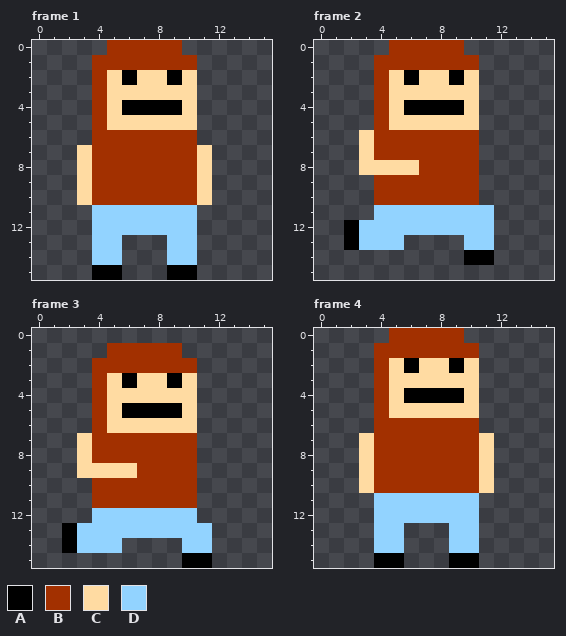
Pixel-art file -- assets/player-run.aseprite. Above, as it was before the edit.
16x16 pixels, 6 frames. Shown: frame 1, frame 2, frame 3, frame 4. The commit also changed other frames, which this record leaves out.
Palette (. is transparent): A #000000  B #a23000  C #ffdba2  D #92d3ff
Pixels before, frame 1, first column x 3:
 0 ..BBBBB..
 1 .BBBBBBB.
 2 .BCACCAC.
 3 .BCCCCCC.
 4 .BCAAAAC.
 5 .BCCCCCC.
 6 .BBBBBBB.
 7 CBBBBBBBC
 8 CBBBBBBBC
 9 CBBBBBBBC
10 CBBBBBBBC
11 .DDDDDDD.
12 .DDDDDDD.
13 .DD...DD.
14 .DD...DD.
15 .AA...AA.
Pixels before, frame 2, first column x 2:
 0 ...BBBBB..
 1 ..BBBBBBB.
 2 ..BCACCAC.
 3 ..BCCCCCC.
 4 ..BCAAAAC.
 5 ..BCCCCCC.
 6 .CBBBBBBB.
 7 .CBBBBBBB.
 8 .CCCCBBBB.
 9 ..BBBBBBB.
10 ..BBBBBBB.
11 ..DDDDDDDD
12 ADDDDDDDDD
13 ADDD....DD
14 ........AA
Pixels before, frame 3, first column x 2:
 1 ...BBBBB..
 2 ..BBBBBBB.
 3 ..BCACCAC.
 4 ..BCCCCCC.
 5 ..BCAAAAC.
 6 ..BCCCCCC.
 7 .CBBBBBBB.
 8 .CBBBBBBB.
 9 .CCCCBBBB.
10 ..BBBBBBB.
11 ..BBBBBBB.
12 ..DDDDDDD.
13 ADDDDDDDDD
14 ADDD....DD
15 ........AA
Pixels before, frame 4, first column x 3:
 0 ..BBBBB..
 1 .BBBBBBB.
 2 .BCACCAC.
 3 .BCCCCCC.
 4 .BCAAAAC.
 5 .BCCCCCC.
 6 .BBBBBBB.
 7 CBBBBBBBC
 8 CBBBBBBBC
 9 CBBBBBBBC
10 CBBBBBBBC
11 .DDDDDDD.
12 .DDDDDDD.
13 .DD...DD.
14 .DD...DD.
15 .AA...AA.
And afterwards:
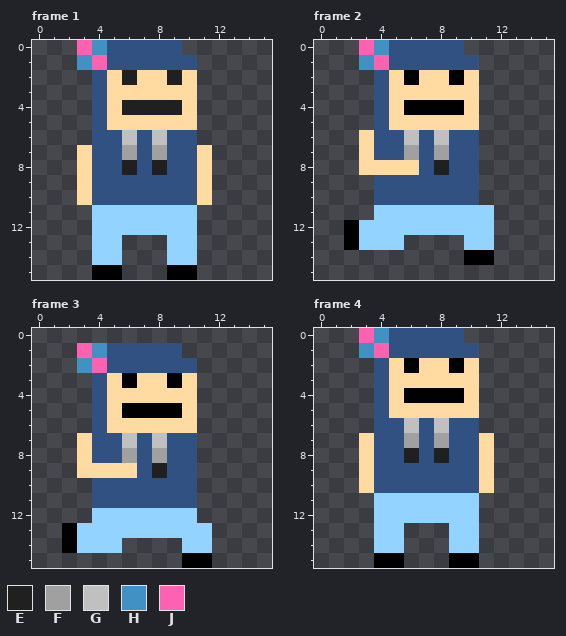
Colours new in this view: E #202020  F #a0a0a0  G #c0c0c0  H #4192c3  J #ff61b2
Change:
colour B: #a23000 -> #305182
Changed rows in their new state; - is a pixel that keeps its letter.
Frame 1:
first column x 3:
 0 JH-----
 1 HJ-----
 2 ---E--E
 4 ---EEEE
 6 ---G-G-
 7 ---F-F-
 8 ---E-E-
Frame 2:
first column x 3:
 0 JH
 1 HJ
first column x 6:
 6 G-G
 7 F-F
 8 --E
Frame 3:
first column x 3:
 1 JH
 2 HJ
first column x 6:
 7 G-G
 8 F-F
 9 --E
Frame 4:
first column x 3:
 0 JH
 1 HJ
first column x 6:
 6 G-G
 7 F-F
 8 E-E
Boxes around the changes in both pictures, in picture pixels (x1, y1, x2, y2):
changed: (77, 40, 197, 205)
changed: (359, 40, 479, 205)
changed: (77, 343, 197, 508)
changed: (359, 328, 479, 493)
